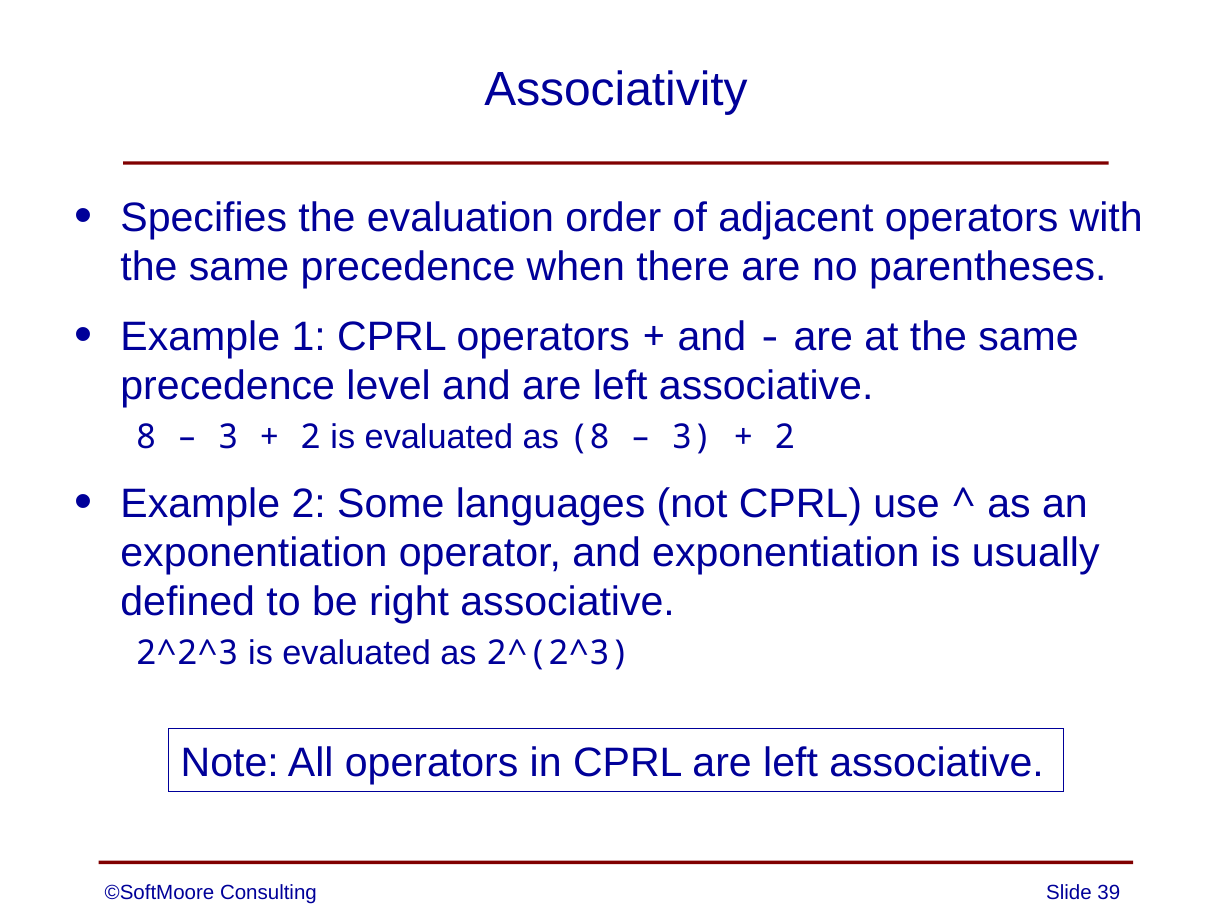
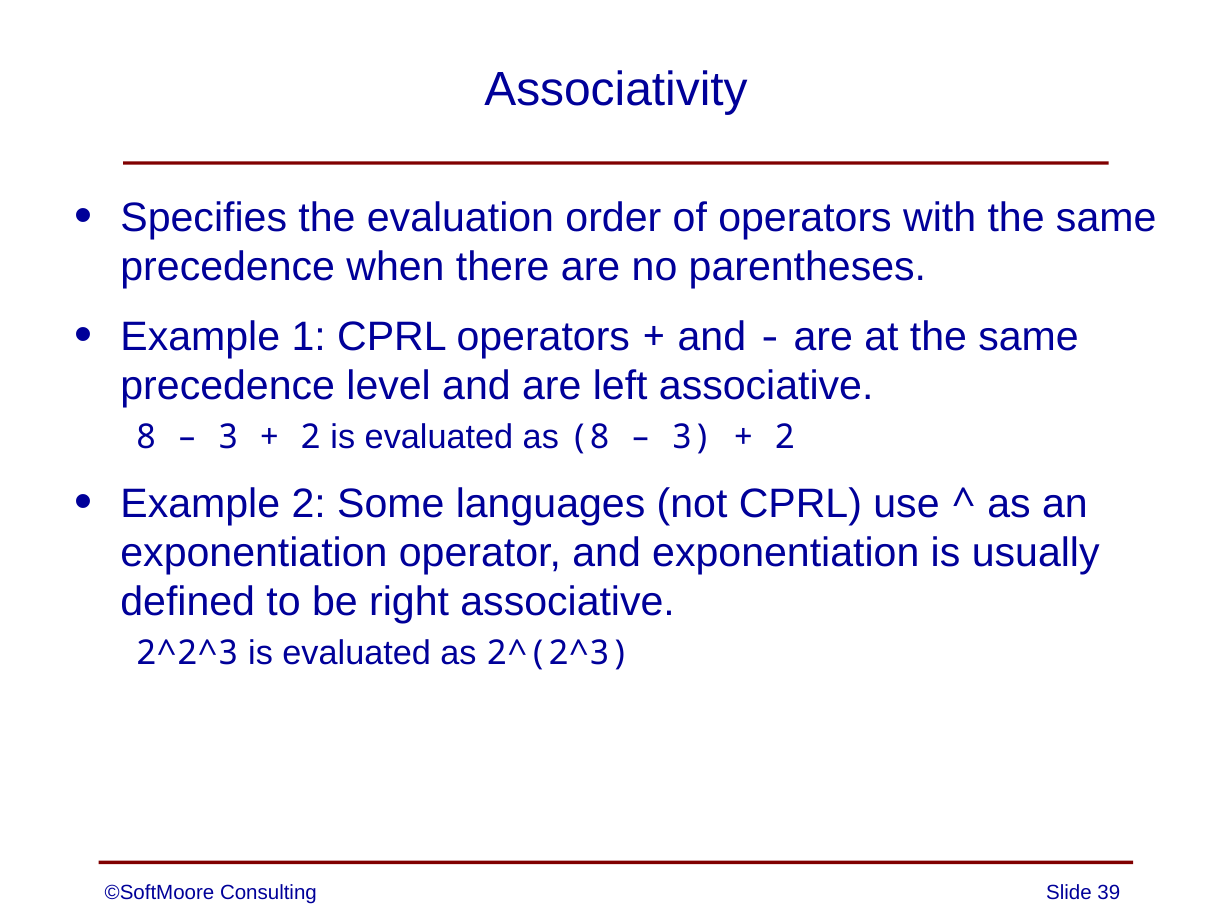
Before and after one commit to SoftMoore/CPRL-Java-3rd, a slide deck: slide 39 of PowerPoints/03 - Context-Free Grammars.pptx. Drawn at 1232x924 pixels with LibreOffice and Linux fonts; fonts in the diff are those of the drawing. Boxes give left, top, right and bottom in pixels: in the first picture for what was removed or moved away, otherwise in the second. Text is boxed around its words. In the diff, an @@ line names an element or a change of style, - is before the commit and + after.

```diff
--- a/PowerPoints/03 - Context-Free Grammars.pptx
+++ b/PowerPoints/03 - Context-Free Grammars.pptx
@@ text at (120, 201, 1156, 288): text changed @@
-• Specifies the evaluation order of adjacent operators with the same precedence when there are no parentheses.
+• Specifies the evaluation order of operators with the same precedence when there are no parentheses.
@@ rectangle removed at (169, 729, 1063, 791) @@
-Note: All operators in CPRL are left associative.
```
Also in this commit, not shown: 3 other slides changed.
